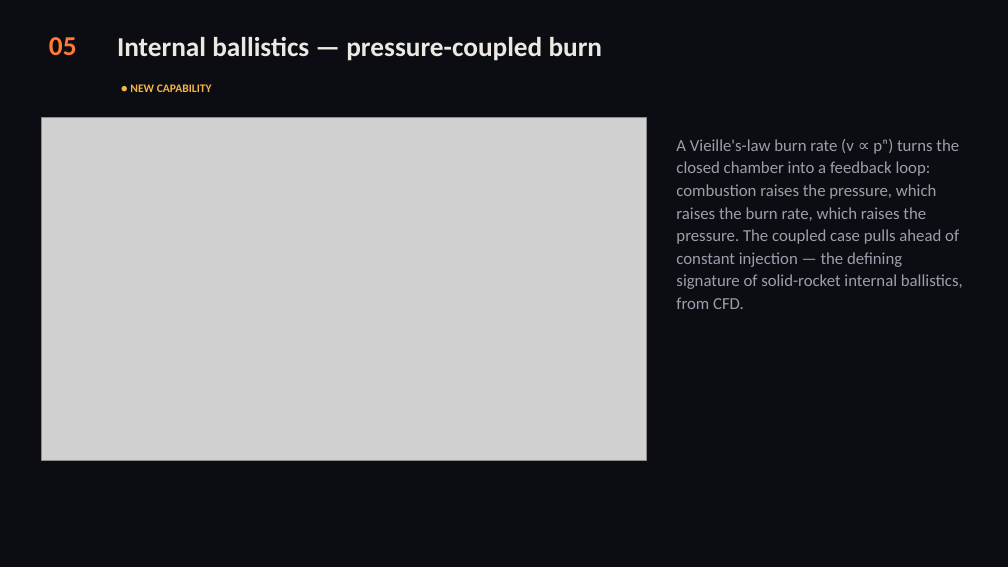
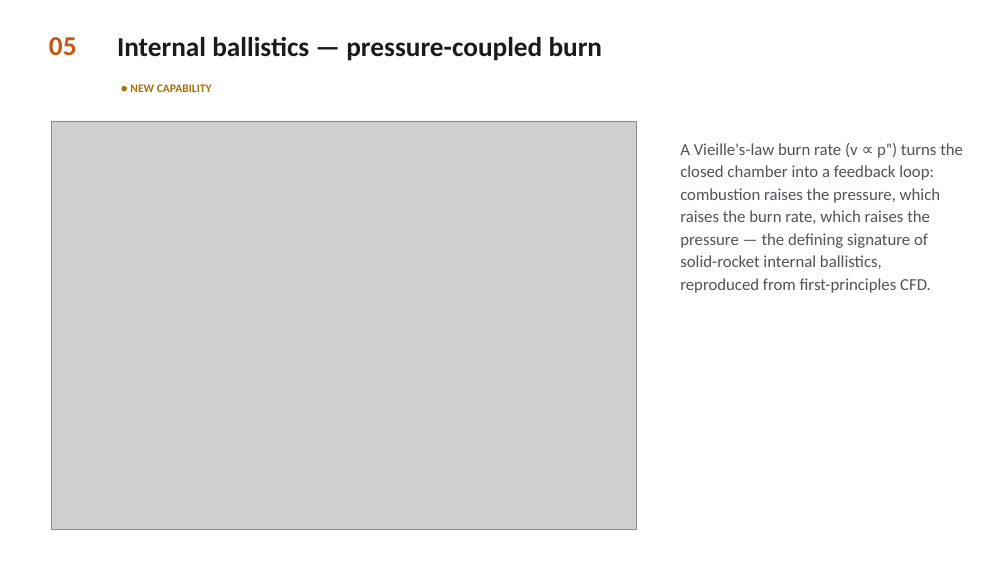
Before and after one commit to sbryngelson/MFC, a slide deck: slide 6 of MFC_combustion_showcase.pptx. Drawn at 1008x567 pixels with LibreOffice and Linux fonts; fonts in the diff are those of the drawing; grey boxes stand for pictures. Boxes give left, top, right and bottom in pixels: in the first picture for what was removed or moved away, otherwise in the second. Text is boxed around its words. In the diff, an @@ line names an element or a change of style, - is before the commit and + after.

Commit message:
docs: white-theme showcase deck with embedded case videos

```diff
--- a/MFC_combustion_showcase.pptx
+++ b/MFC_combustion_showcase.pptx
@@ rectangle removed at (0, 0, 1008, 567) @@
@@ text "05" at (49, 37, 77, 55): text colour #FF7A34 to #C85610 @@
@@ text "Internal ballistics — pressure-coupled burn" at (117, 37, 603, 61): text colour #ECE9E3 to #1A1A1F @@
@@ text "● NEW CAPABILITY" at (130, 84, 212, 92): text colour #F5B544 to #A96E08 @@
@@ picture: place and size @@
-picture at (42, 117, 647, 461)
+picture at (52, 121, 637, 529)
@@ text at (680, 143, 963, 293): text changed; text colour #9AA0AB to #52525B @@
-A Vieille's-law burn rate (v ∝ pⁿ) turns the closed chamber into a feedback loop: combustion raises the pressure, which raises the burn rate, which raises the pressure. The coupled case pulls ahead of constant injection — the defining signature of solid-rocket internal ballistics, from CFD.
+A Vieille's-law burn rate (v ∝ pⁿ) turns the closed chamber into a feedback loop: combustion raises the pressure, which raises the burn rate, which raises the pressure — the defining signature of solid-rocket internal ballistics, reproduced from first-principles CFD.
```
Also in this commit, not shown: 9 other slides changed.
